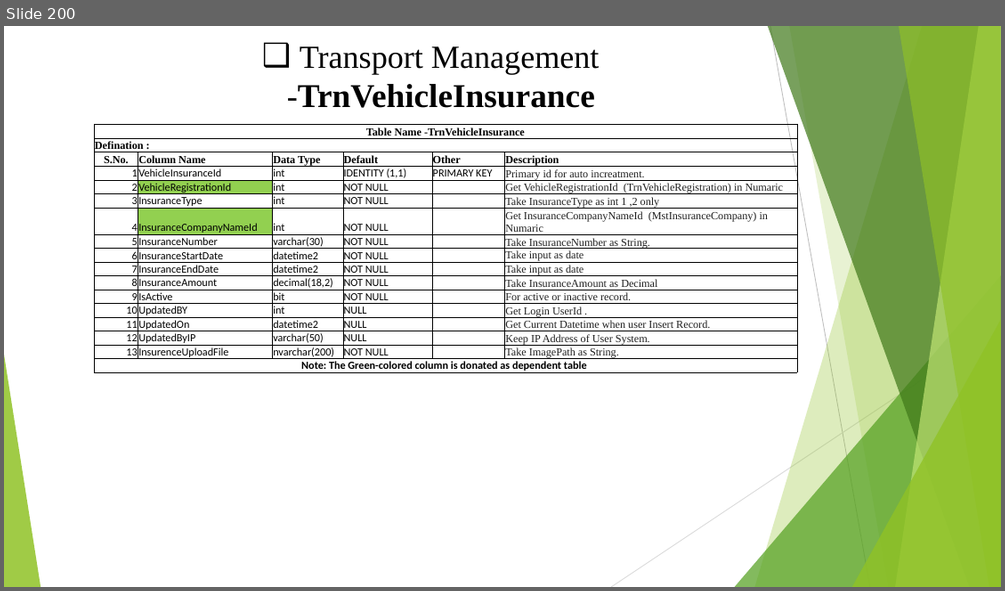
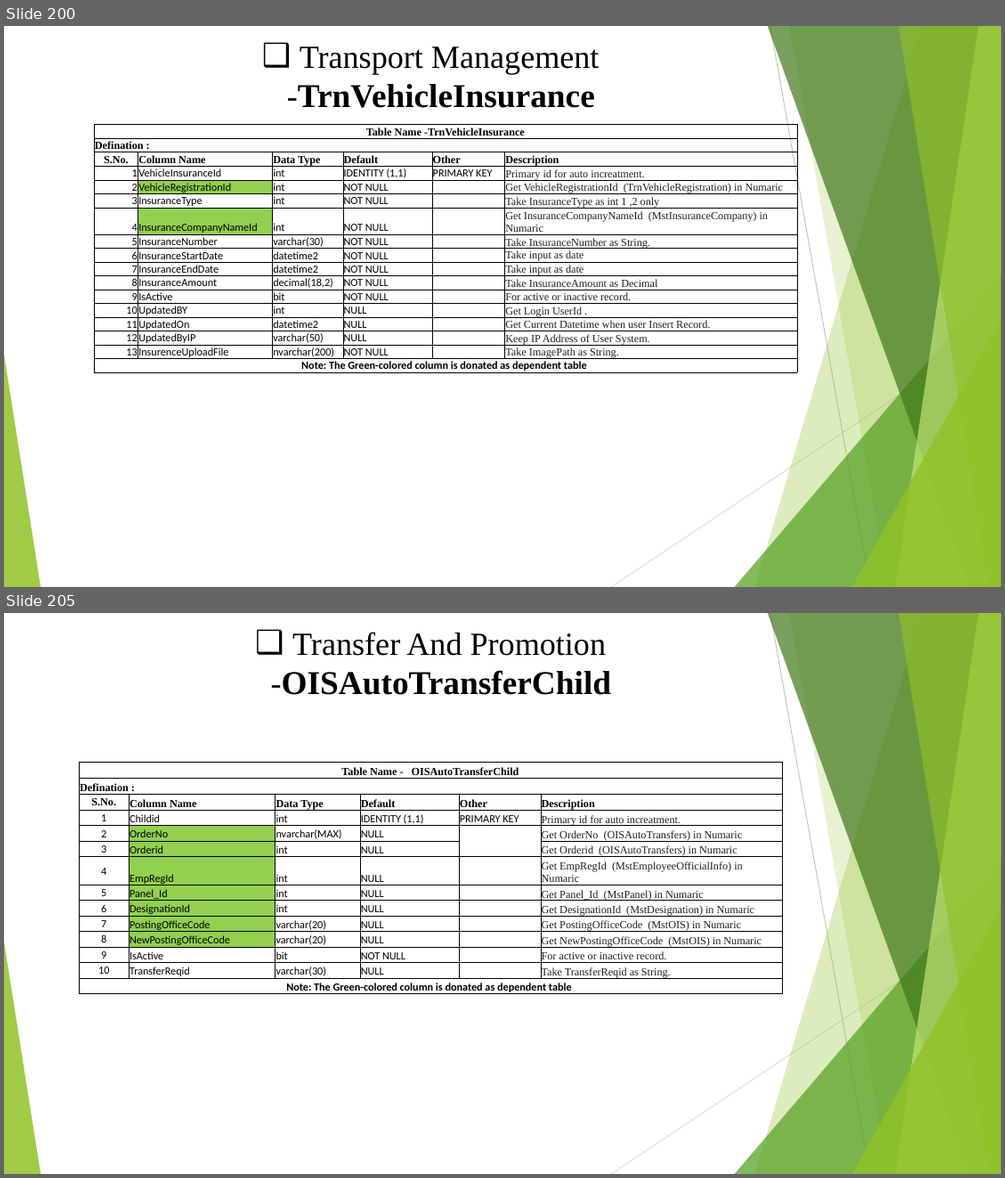
Before and after one commit to SFA-Technologies-Pvt-Ltd/School_EducationPortal3.0_tableSchema, a slide deck: SchoolEducationPortal3.0_DB_Structure_18-05-2024 - Kapil.pptx. Shown one above the other, each under a label of ours: slide 200 before the commit, slides 200 and 205 after it; the slides between them are not shown. The pictures are 1005x591 and 1005x1178 pixels, drawn with LibreOffice and Linux fonts; fonts in the diff are those of the drawing. Boxes give left, top, right and bottom in pixels: in the first picture for what was removed or moved away, otherwise in the second. Text is boxed around its words. In the diff, an @@ line names an element or a change of style, - is before the commit and + after.

```diff
--- a/SchoolEducationPortal3.0_DB_Structure_18-05-2024 - Kapil.pptx
+++ b/SchoolEducationPortal3.0_DB_Structure_18-05-2024 - Kapil.pptx
@@ slide 205 added at (x1=4, y1=613, x2=1001, y2=1174), background #FFFFFF; not listed: 10 template elements that a slide beside it also shows @@
@@ text added at (x1=282, y1=632, x2=612, y2=695), 31 pt, text #000000 @@
+❑ Transfer And Promotion -OISAutoTransferChild
@@ table added at (x1=79, y1=762, x2=782, y2=997), 14 rows, 6 columns @@
+Table Name - OISAutoTransferChild |  |  |  |  | 
+Defination : |  |  |  |  | 
+S.No. | Column Name | Data Type | Default | Other | Description
+1 | Childid | int | IDENTITY (1,1) | PRIMARY KEY | Primary id for auto increatment.
+2 | OrderNo | nvarchar(MAX) | NULL |  | Get OrderNo (OISAutoTransfers) in Numaric
+3 | Orderid | int | NULL |  | Get Orderid (OISAutoTransfers) in Numaric
+4 | EmpRegId | int | NULL |  | Get EmpRegId (MstEmployeeOfficialInfo) in Numaric
+5 | Panel_Id | int | NULL |  | Get Panel_Id (MstPanel) in Numaric
+6 | DesignationId | int | NULL |  | Get DesignationId (MstDesignation) in Numaric
+7 | PostingOfficeCode | varchar(20) | NULL |  | Get PostingOfficeCode (MstOIS) in Numaric
+8 | NewPostingOfficeCode | varchar(20) | NULL |  | Get NewPostingOfficeCode (MstOIS) in Numaric
+9 | IsActive | bit | NOT NULL |  | For active or inactive record.
+10 | TransferReqid | varchar(30) | NULL |  | Take TransferReqid as String.
+Note: The Green-colored column is donated as dependent table |  |  |  |  | 
```
Also in this commit, not shown: 10 other slides added, 6 slides removed, 10 other files.
